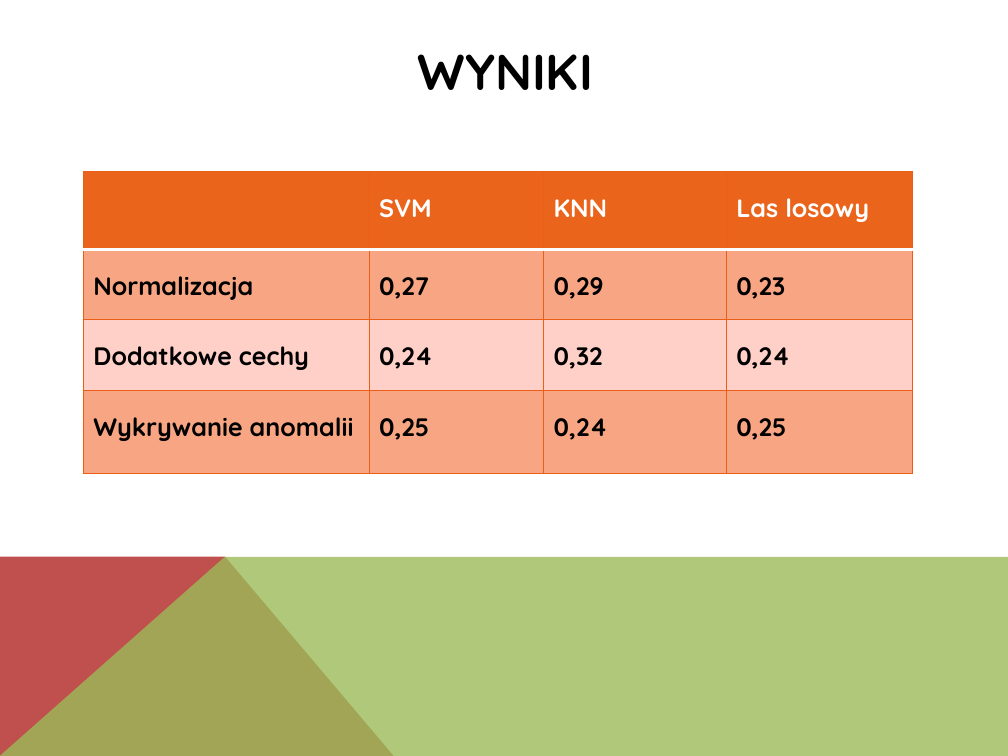
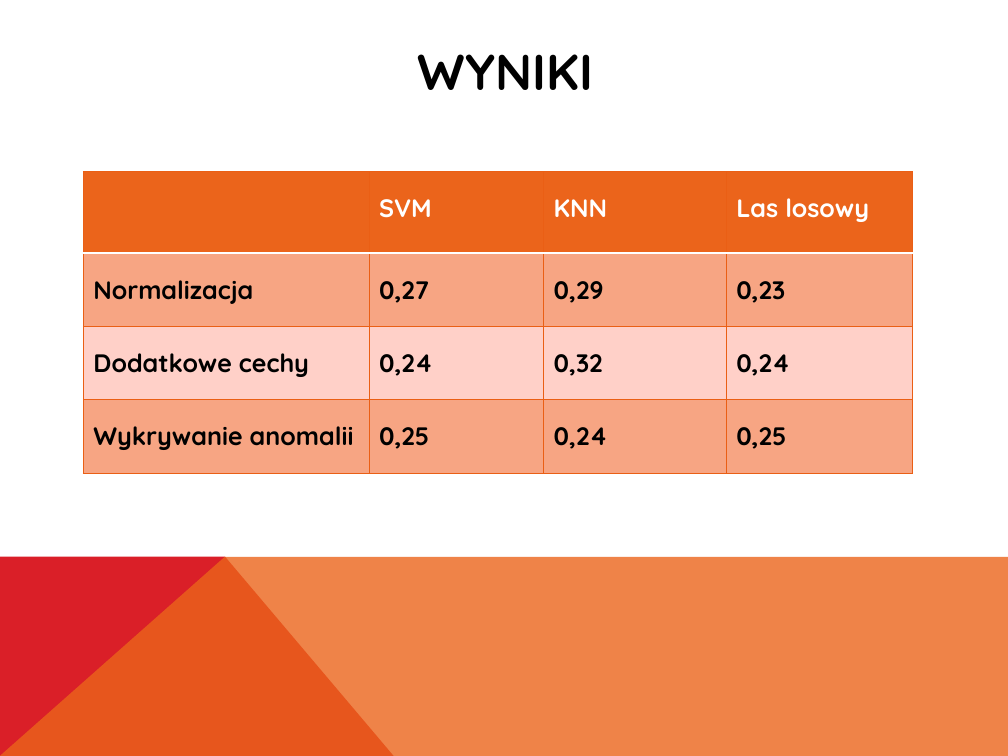
Before and after one commit to Waszker/PhysionetChallenge, a slide deck: slide 10 of Report and presentation/Prezentacja.pptx. Drawn at 1008x756 pixels with LibreOffice and Linux fonts; fonts in the diff are those of the drawing. Boxes give left, top, right and bottom in pixels: in the first picture for what was removed or moved away, otherwise in the second. Text is boxed around its words. In the diff, an @@ line names an element or a change of style, - is before the commit and + after.

```diff
--- a/Report and presentation/Prezentacja.pptx
+++ b/Report and presentation/Prezentacja.pptx
@@ table at [84,171,912,473] @@
@@ fill #F7A583 to #EB641B at 40% opacity in 8 cells @@
@@ fill #FFD0C8 to none in row 3 @@
@@ borders changed @@
@@ freeform shape at [0,556,394,756]: fill #C0504D to #DA1F28 @@
@@ freeform shape at [0,556,1008,756]: fill #9BBB59 at 80% opacity to #EB641B at 80% opacity @@
```
Also in this commit, not shown: 9 other slides changed.
